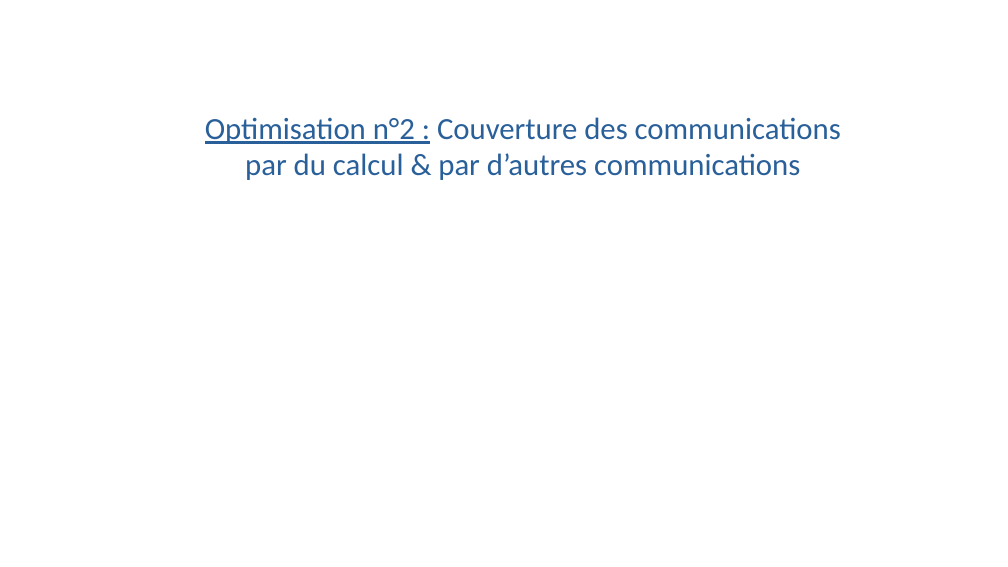
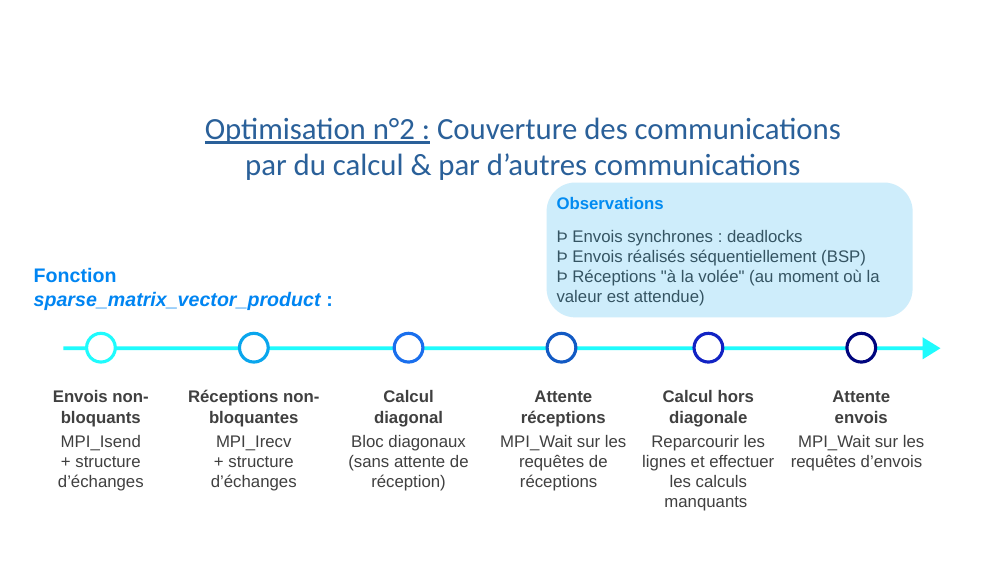
Before and after one commit to Robin-Cazalbou/Stage_M1_Miniapp, a slide deck: slide 13 of Présentation_Orale_stage/Présentation_orale_stage_CAZALBOU_Robin.odp (slide 12 before the commit). Drawn at 1008x567 pixels with LibreOffice and Linux fonts; fonts in the diff are those of the drawing; background and template pictures are left out. Boxes give left, top, right and bottom in pixels: in the first picture for what was removed or moved away, otherwise in the second. Text is boxed around its words. In the diff, an @@ line names an element or a change of style, - is before the commit and + after.

Commit message:
MàJ diaporama : optimisations 1 & 2 + produit matrice creuse vecteur

```diff
--- a/Présentation_Orale_stage/Présentation_orale_stage_CAZALBOU_Robin.odp
+++ b/Présentation_Orale_stage/Présentation_orale_stage_CAZALBOU_Robin.odp
@@ rounded rectangle added at (547,182,913,317), fill #0AA6ED at 20% opacity @@
@@ group added at (34,197,940,511): 15 texts, 6 ellipses, 1 right arrow @@
+Observations
+Þ Envois synchrones : deadlocks
+Þ Envois réalisés séquentiellement (BSP)
+Þ Réceptions "à la volée" (au moment où la valeur est attendue)
+Envois non-bloquants
+MPI_Isend
++ structure d’échanges
+Réceptions non-bloquantes
+MPI_Irecv
++ structure d’échanges
+Calcul hors diagonale
+Reparcourir les lignes et effectuer les calculs manquants
+Attente
+envois
+MPI_Wait sur les requêtes d’envois
+Calcul
+diagonal
+Bloc diagonaux (sans attente de réception)
+Attente réceptions
+MPI_Wait sur les requêtes de réceptions
+Fonction
+sparse_matrix_vector_product :
```
Also in this commit, not shown: 1 other slide changed, 2 slides added, 1 slide removed.
